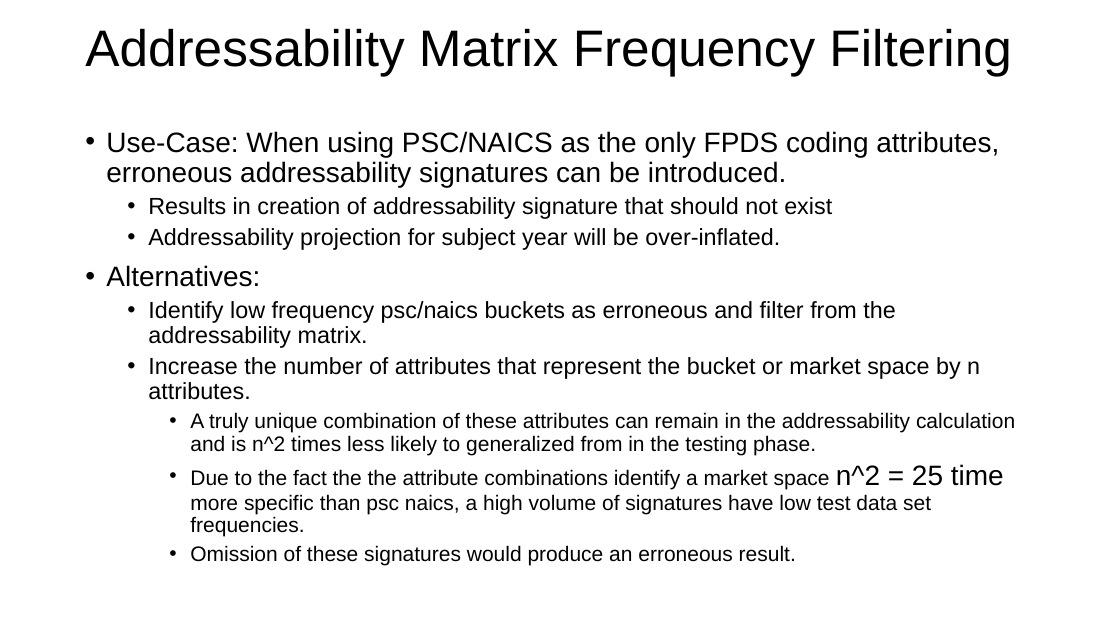
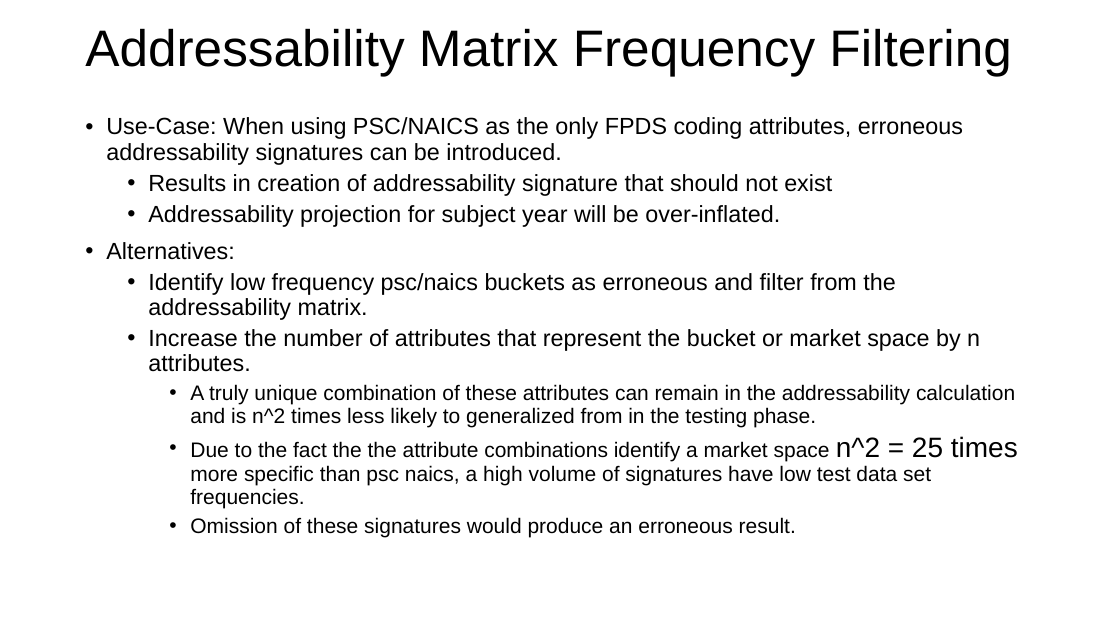
Before and after one commit to mrbest/CombinedAddressability, a slide deck: slide 8 of CombinedAddressability.pptx. Drawn at 1120x630 pixels with LibreOffice and Linux fonts; fonts in the diff are those of the drawing; background and template pictures are left out. Boxes give left, top, right and bottom in pixels: in the first picture for what was removed or moved away, otherwise in the second. Text is boxed around its words. In the diff, an @@ line names an element or a change of style, - is before the commit and + after.

```diff
--- a/CombinedAddressability.pptx
+++ b/CombinedAddressability.pptx
@@ text "Use-Case: When using PSC/NAICS as ...": place and size @@
-text "Use-Case: When using PSC/NAICS as ..." at (106, 131, 1015, 537)
+text "Use-Case: When using PSC/NAICS as ..." at (106, 117, 1018, 509)
@@ text at (106, 117, 963, 260): size 24 to 20 pt in "Use-Case: When using PSC/NAICS as the only ...", "Alternatives:" @@
@@ text at (190, 436, 1018, 509): text changed @@
-    • Due to the fact the the attribute combinations identify a market space n^2 = 25 time more specific than psc naics, a high volume of signatures have low test data set frequencies.
+    • Due to the fact the the attribute combinations identify a market space n^2 = 25 times more specific than psc naics, a high volume of signatures have low test data set frequencies.
```
Also in this commit, not shown: 4 slides added, 1 slide removed, 4 other files.
